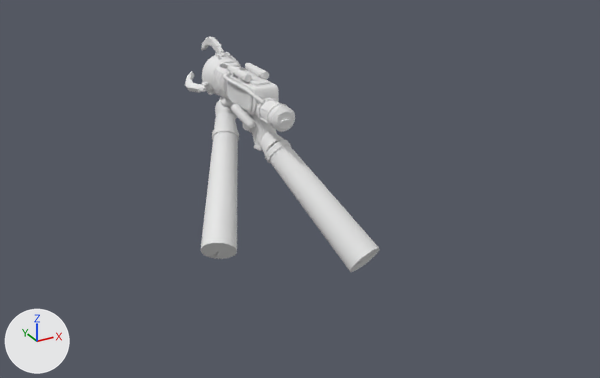
The glTF model models/tools/fp_gravity_gun.glb, before and after one commit.
Rendered twice from a camera (50 mm lens) standing at (-1.12, -2.46, 1.05) and looking at (0.16, -0.14, -0.11). Every picture has the same lights, and +X, +Y and +Z are marked at lower left. The older version comes first. Where no turn or scale is listed for an object, it has been applied to the vertices. Vertices at exactly the same position are counted once.

In view in the first picture: 'Body' and 2 more.
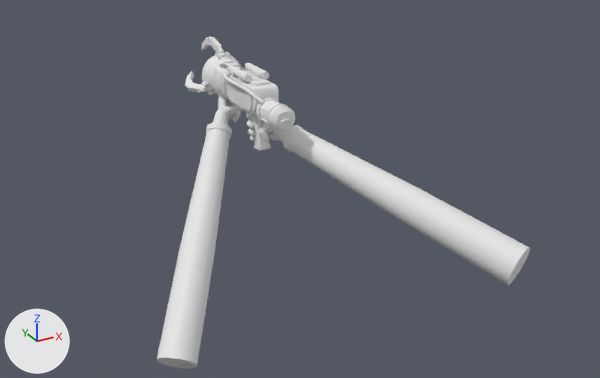
What differs and where, as boxes (x1, y1, x2, y2) in the pictures (600 x 378 px):
```json
{"object": "Body", "change": "reshaped", "before": [201, 52, 380, 272], "after": [157, 52, 530, 368]}
{"part": 1, "of": "me_body", "change": "rebuilt", "before": [201, 112, 239, 259], "after": [181, 123, 232, 246], "on screen": "33% wider, 16% shorter"}
{"part": 2, "of": "me_body", "change": "added", "after": [246, 112, 294, 144]}
{"part": 3, "of": "me_body", "change": "added", "after": [283, 125, 414, 218]}
{"part": 4, "of": "me_body", "change": "added", "after": [396, 186, 530, 285]}
{"part": 5, "of": "me_body", "change": "added", "after": [157, 238, 216, 368]}
{"part": 6, "of": "me_body", "change": "cut back", "before": [215, 97, 380, 272], "after": [212, 96, 242, 126]}
```

Scene script edits in JSON lines:
```json
{"block": "me_body", "where": "# used by ob_body; location = (0.092, 0.092, 0.141)"}
{"op": "remove", "block": "me_body", "code": "me_body.from_pydata(...)  # 3530 vertices, 6064 faces; spans x -0.385..0.202, y -0.606..0.423, z -0.456..0.174"}
{"op": "add", "block": "me_body", "code": "me_body.from_pydata(...)  # 7564 vertices, 14078 faces; spans x -0.701..0.517, y -0.951..0.768, z -0.722..0.44"}
{"block": "me_body", "change": "me_body part 1: the loose piece of 135 vertices spanning x -0.309..-0.014, y -0.299..0.152, z -0.45..-0.048 is rebuilt with 129 vertices and now spans x -0.349..-0.041, y -0.225..0.137, z -0.455..-0.072"}
{"block": "me_body", "change": "me_body part 2: a new loose piece of 2327 vertices spanning x -0.041..0.118, y -0.174..-0.01, z -0.131..-0.011"}
{"block": "me_body", "change": "me_body part 3: a new loose piece of 129 vertices spanning x 0.041..0.343, y -0.602..-0.128, z -0.276..-0.042"}
{"block": "me_body", "change": "me_body part 4: a new loose piece of 38 vertices spanning x 0.23..0.517, y -0.951..-0.533, z -0.39..-0.158, in mat_suit (white #e7e7e7)"}
{"block": "me_body", "change": "me_body part 5: a new loose piece of 38 vertices spanning x -0.54..-0.239, y -0.469..-0.123, z -0.722..-0.359, in mat_suit (white #e7e7e7)"}
{"block": "me_body", "change": "me_body part 6: 1 vertex moved within x 0.026, y 0.184, z -0.052; 784 vertices removed from x -0.385..0.202, y -0.606..0.423, z -0.456..0.174; 2291 vertices added at x -0.701..0.039, y 0.063..0.768, z -0.722..0.019"}
{"block": "me_body", "change": "other edits to the shape of me_body do not show in these pictures"}
```
